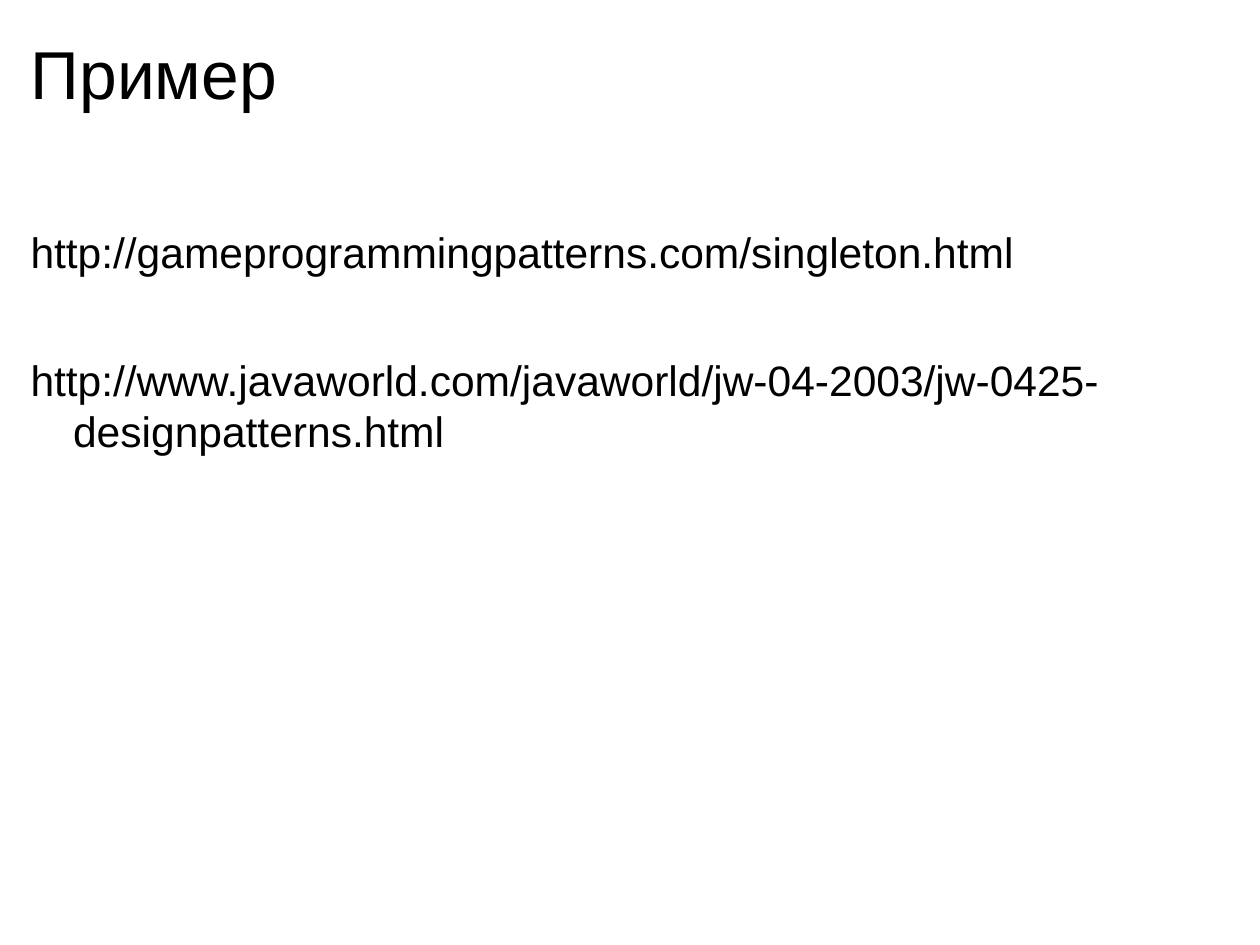
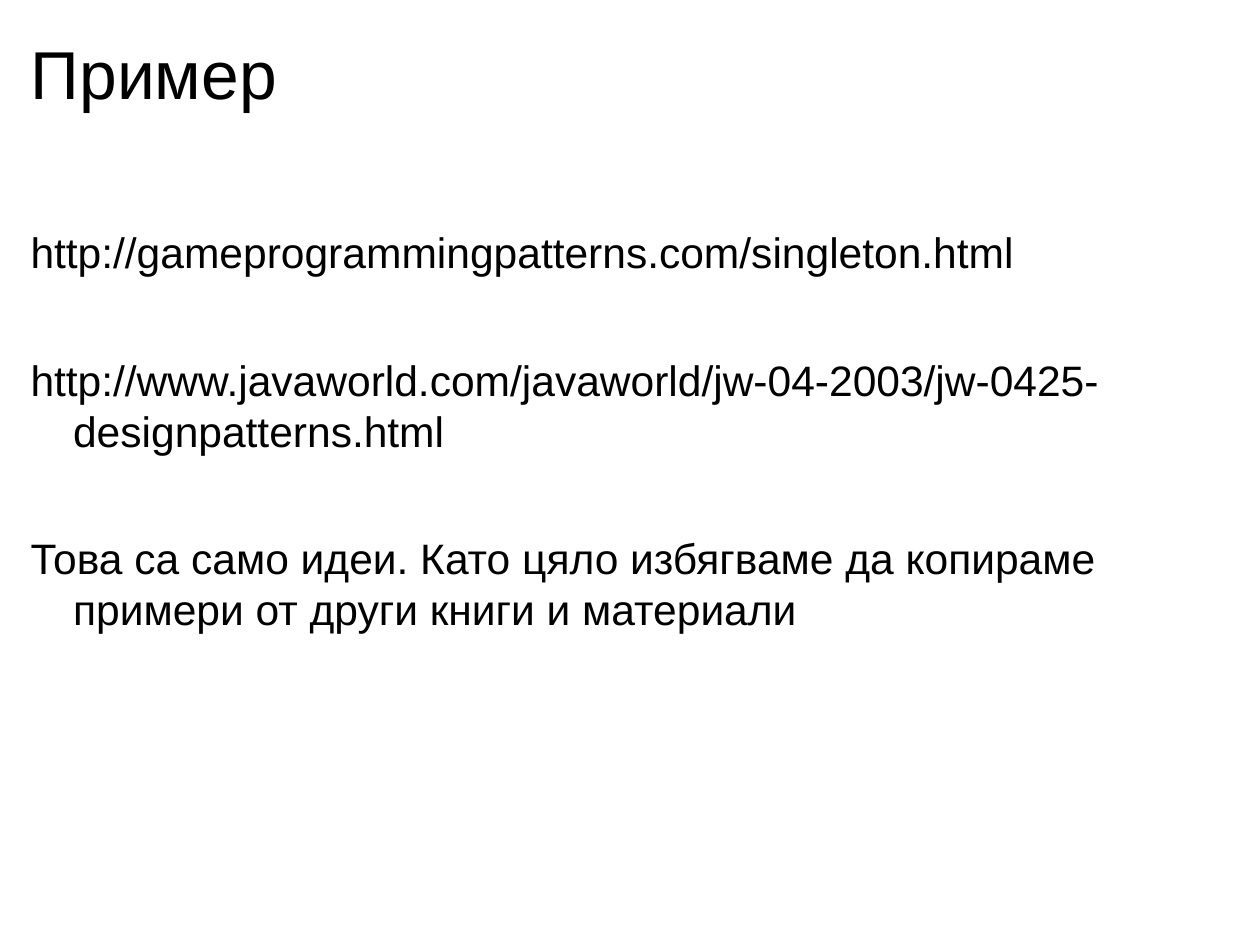
Before and after one commit to uamartins/design-patterns-book, a slide deck: slide 7 of resources/Chapter-10-Singleton/Chapter_10_Singleton_Presentation.ppt. Drawn at 1260x945 pixels with LibreOffice and Linux fonts; fonts in the diff are those of the drawing. Boxes give left, top, right and bottom in pixels: in the first picture for what was removed or moved away, otherwise in the second. Text is boxed around its words. In the diff, an @@ line names an element or a change of style, - is before the commit and + after.

```diff
--- a/resources/Chapter-10-Singleton/Chapter_10_Singleton_Presentation.ppt
+++ b/resources/Chapter-10-Singleton/Chapter_10_Singleton_Presentation.ppt
@@ text at (x1=31, y1=543, x2=1096, y2=633): paragraph added @@
+  Това са само идеи. Като цяло избягваме да копираме примери от други книги и материали
```
Also in this commit, not shown: 2 other slides changed, 1 other file.
